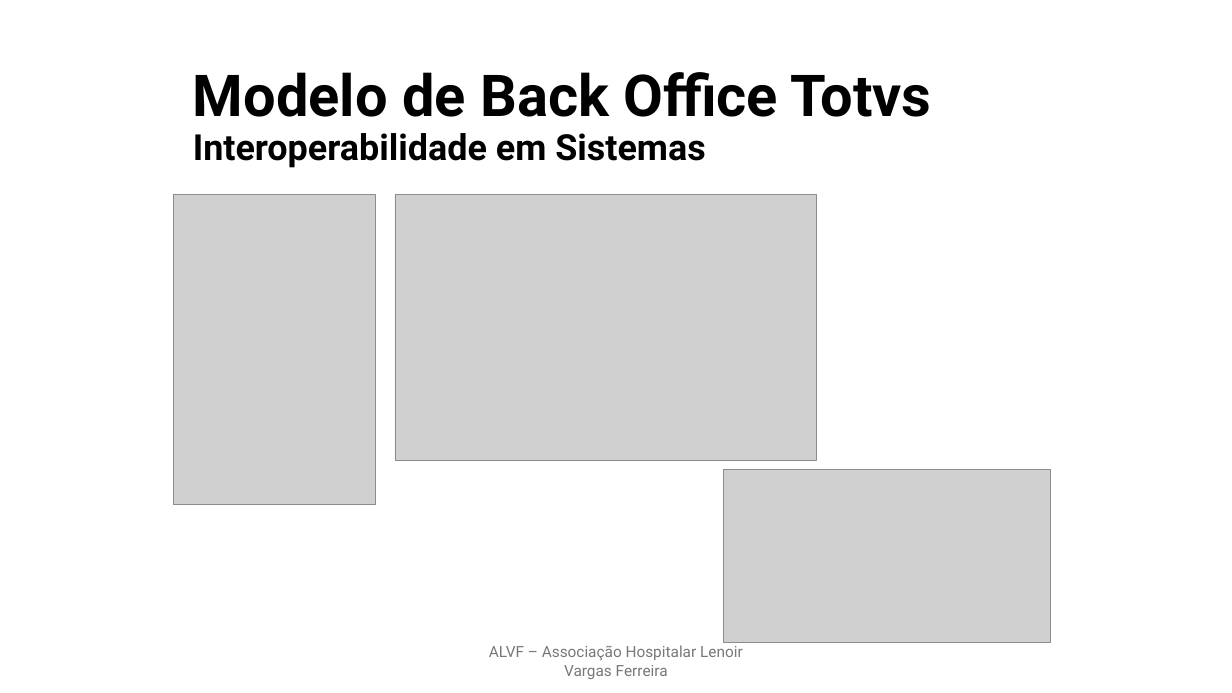
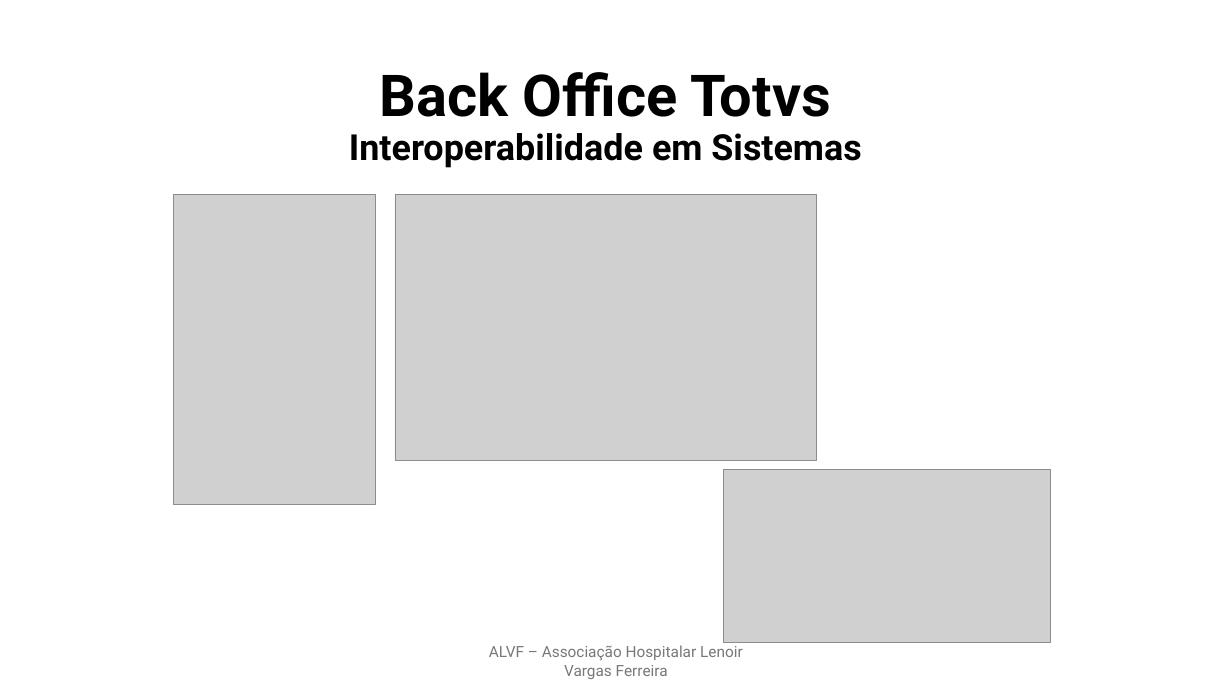
Before and after one commit to ProjetosALVF/ALVF_ProspeccaoGestao_TI, a slide deck: slide 5 of ALVF_AnalisePropostas_TI_DiretoriaExecutiva_Fev_2025/ALVF_BackOffice.pptx. Drawn at 1232x693 pixels with LibreOffice and Linux fonts; fonts in the diff are those of the drawing; grey boxes stand for pictures. Boxes give left, top, right and bottom in pixels: in the first picture for what was removed or moved away, otherwise in the second. Text is boxed around its words. In the diff, an @@ line names an element or a change of style, - is before the commit and + after.

```diff
--- a/ALVF_AnalisePropostas_TI_DiretoriaExecutiva_Fev_2025/ALVF_BackOffice.pptx
+++ b/ALVF_AnalisePropostas_TI_DiretoriaExecutiva_Fev_2025/ALVF_BackOffice.pptx
@@ title at [349,72,861,168]: text changed @@
-Modelo de Back Office Totvs
-Interoperabilidade em Sistemas
+Back Office Totvs
+Interoperabilidade em Sistemas
```
Also in this commit, not shown: 1 other slide changed, 4 other files.
